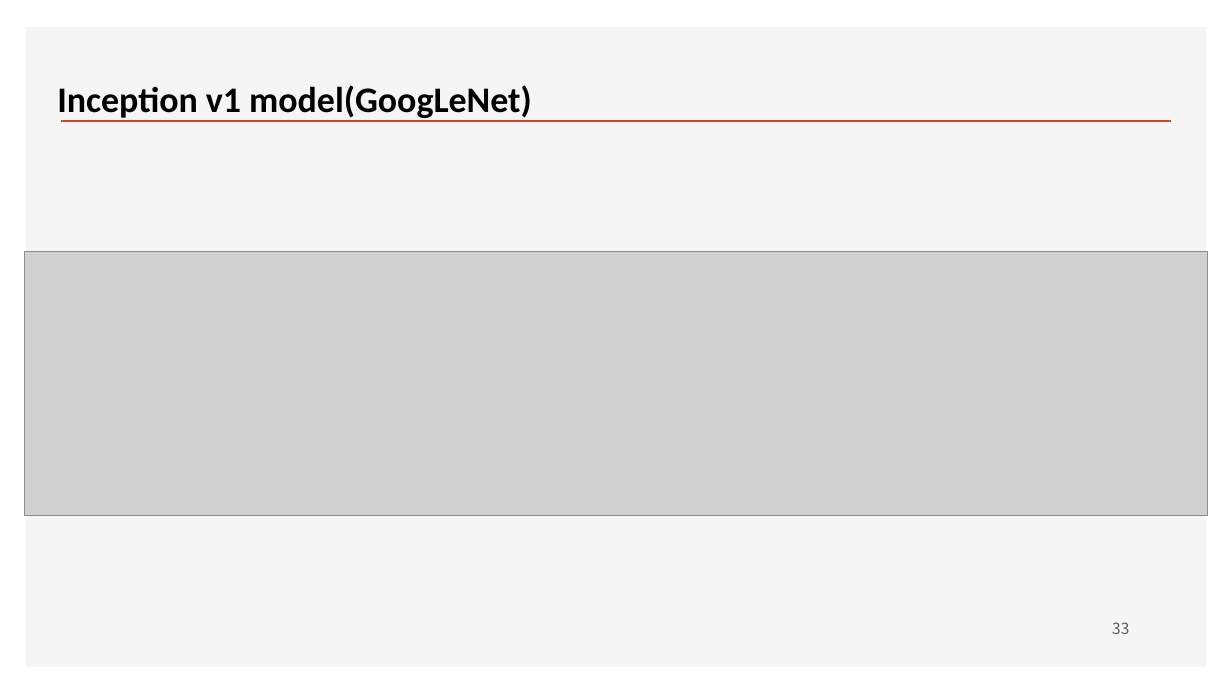
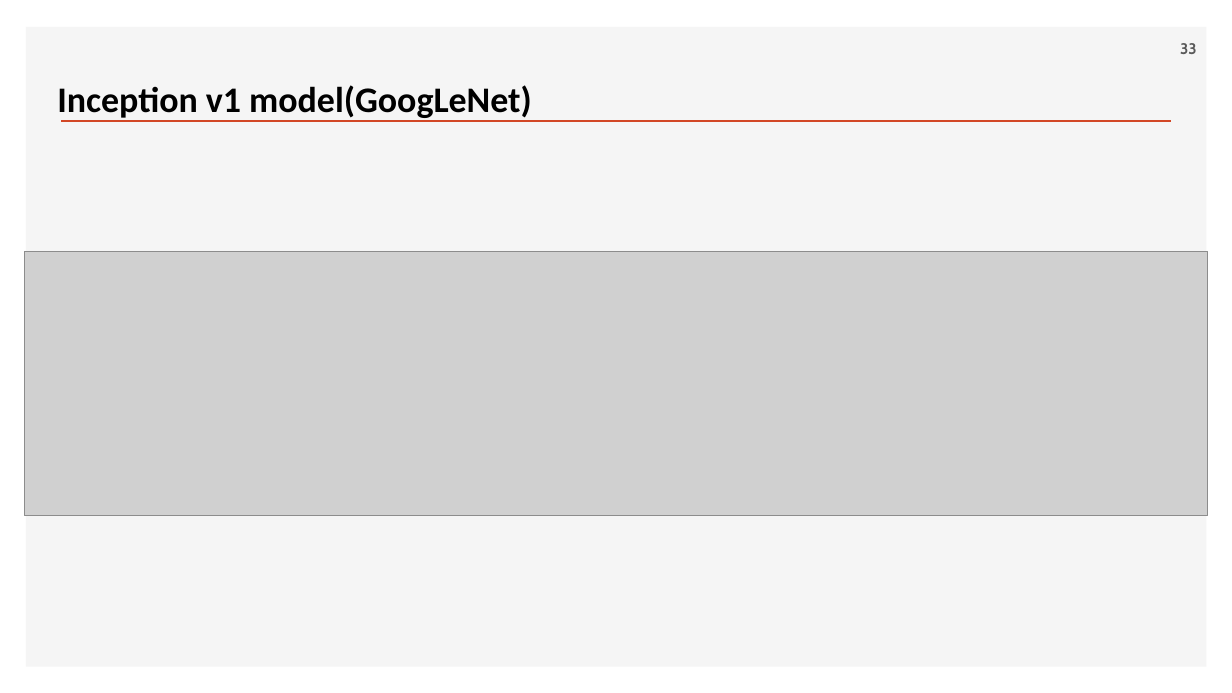
Before and after one commit to ancestor9/2026_Fall_Deep-Learning-with-Python, a slide deck: slide 33 of Chapter 09 ConvNet architecture patterns.pptx. Drawn at 1232x693 pixels with LibreOffice and Linux fonts; fonts in the diff are those of the drawing; grey boxes stand for pictures; background and template pictures are left out. Boxes give left, top, right and bottom in pixels: in the first picture for what was removed or moved away, otherwise in the second. Text is boxed around its words. In the diff, an @@ line names an element or a change of style, - is before the commit and + after.

```diff
--- a/Chapter 09 ConvNet architecture patterns.pptx
+++ b/Chapter 09 ConvNet architecture patterns.pptx
@@ page number: place and size @@
-page number at box(1112, 622, 1129, 634)
+page number at box(1180, 43, 1197, 54)
@@ page number at box(1180, 43, 1197, 54): font Noto Sans CJK KR to Cabin, bold on @@
```
Also in this commit, not shown: 11 other slides changed.
